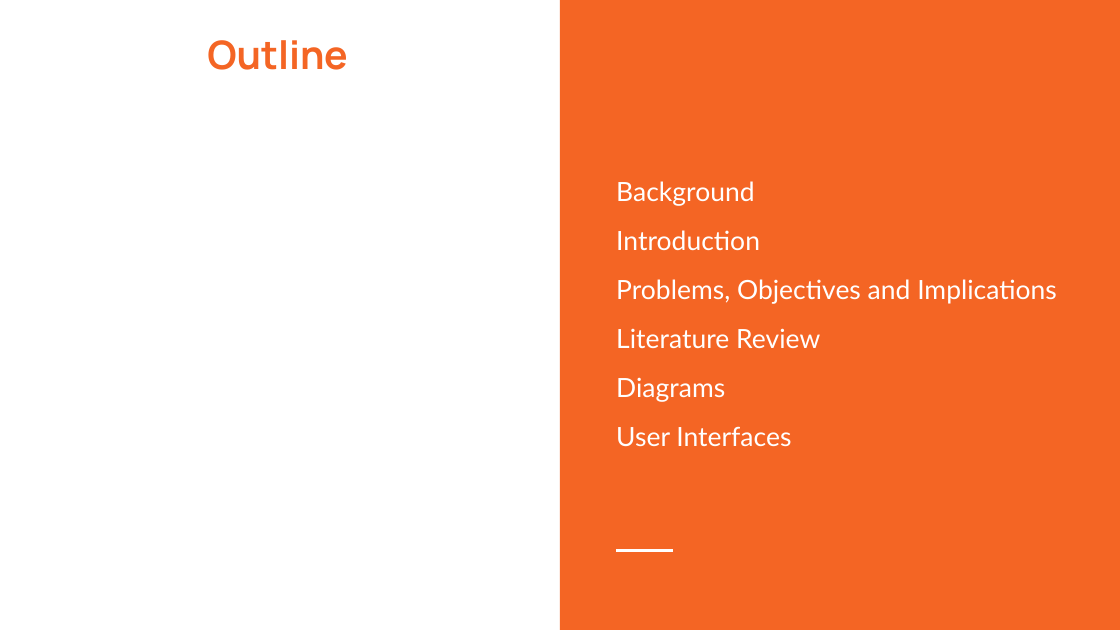
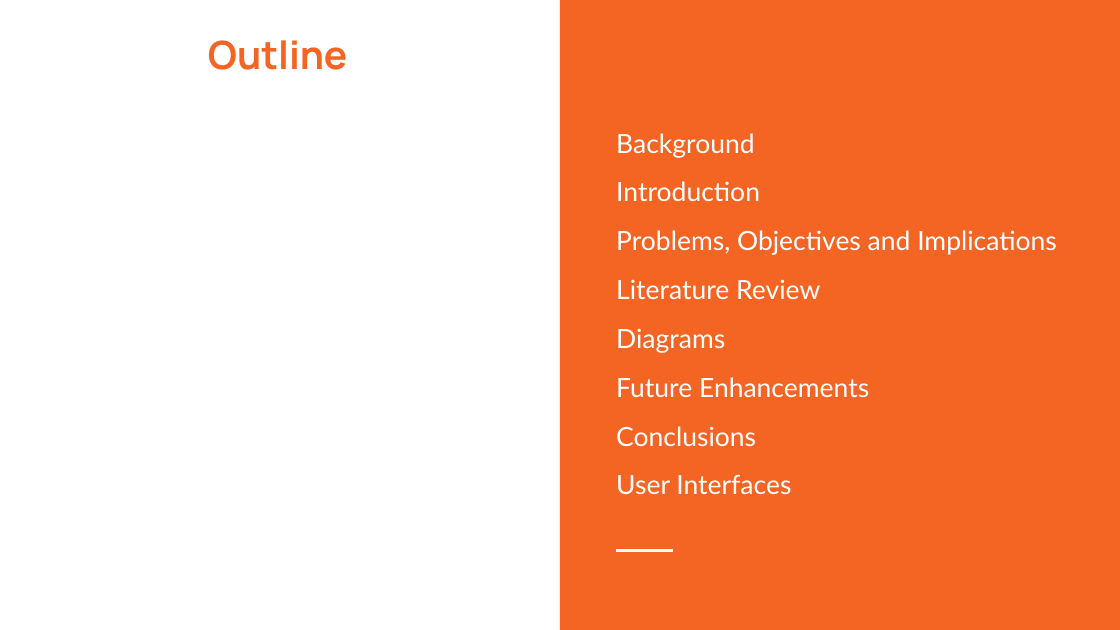
Before and after one commit to arjunQ21/files, a slide deck: slide 2 of RoomFinder_presentation_final.pptx. Drawn at 1120x630 pixels with LibreOffice and Linux fonts; fonts in the diff are those of the drawing. Boxes give left, top, right and bottom in pixels: in the first picture for what was removed or moved away, otherwise in the second. Text is boxed around its words. In the diff, an @@ line names an element or a change of style, - is before the commit and + after.

```diff
--- a/RoomFinder_presentation_final.pptx
+++ b/RoomFinder_presentation_final.pptx
@@ text at [616,377,869,446]: paragraphs added @@
+Future Enhancements
+Conclusions
```
Also in this commit, not shown: 6 other slides changed, 2 slides added.
